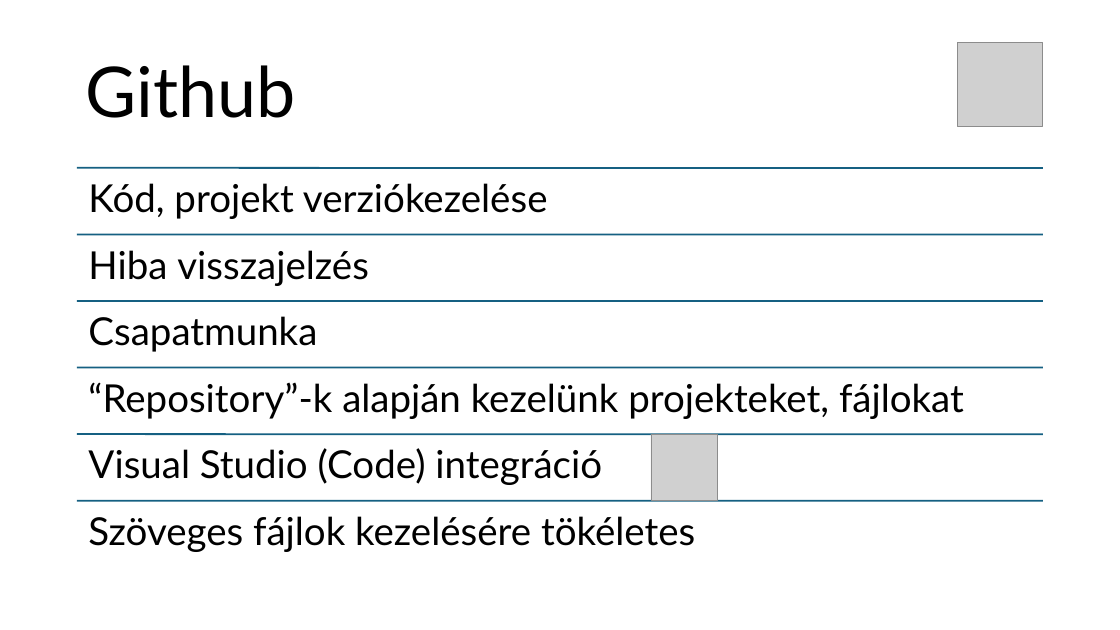
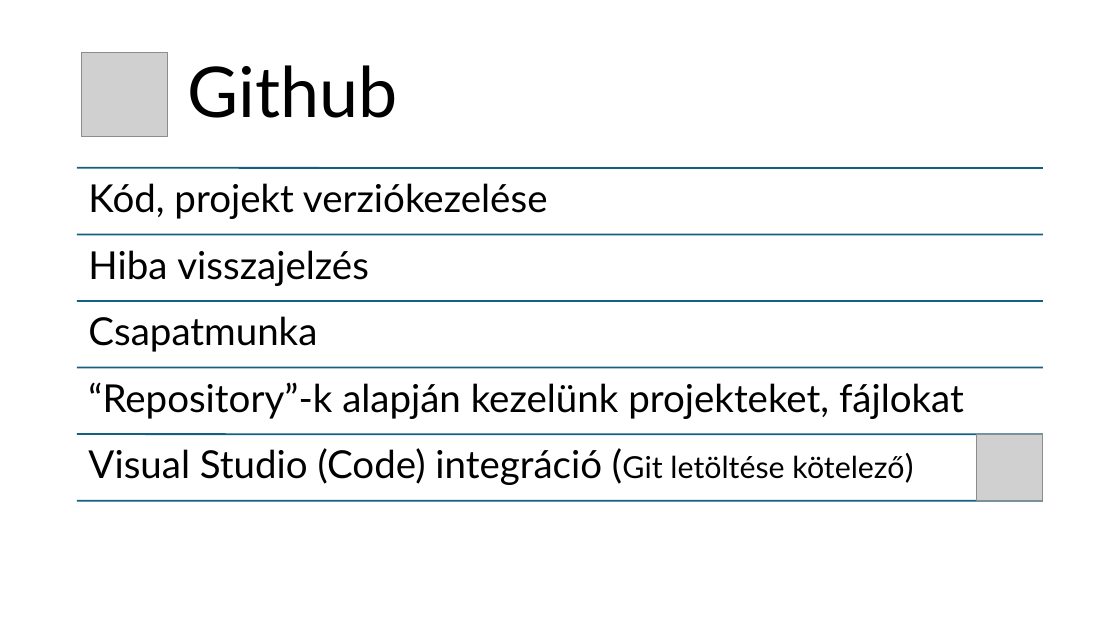
Before and after one commit to Maho-Yoshino/School_Notes, a slide deck: slide 6 of 2025-2026/IKT/github/Github.pptx (slide 3 before the commit). Drawn at 1120x630 pixels with LibreOffice and Linux fonts; fonts in the diff are those of the drawing; grey boxes stand for pictures. Boxes give left, top, right and bottom in pixels: in the first picture for what was removed or moved away, otherwise in the second. Text is boxed around its words. In the diff, an @@ line names an element or a change of style, - is before the commit and + after.

```diff
--- a/2025-2026/IKT/github/Github.pptx
+++ b/2025-2026/IKT/github/Github.pptx
@@ title "Github": place and size @@
-title "Github" at (85, 65, 295, 118)
+title "Github" at (187, 65, 397, 118)
@@ picture: place and size @@
-picture at (958, 42, 1044, 126)
+picture at (82, 52, 167, 136)
@@ text at (88, 448, 904, 485): text changed @@
-Visual Studio (Code) integráció
+Visual Studio (Code) integráció (Git letöltése kötelező)
@@ picture: place and size @@
-picture at (651, 434, 718, 501)
+picture at (977, 434, 1044, 501)
@@ text removed at (88, 516, 695, 552) @@
-Szöveges fájlok kezelésére tökéletes
```
Also in this commit, not shown: 7 other slides changed, 5 slides added, 2 slides removed, 1 other file.
